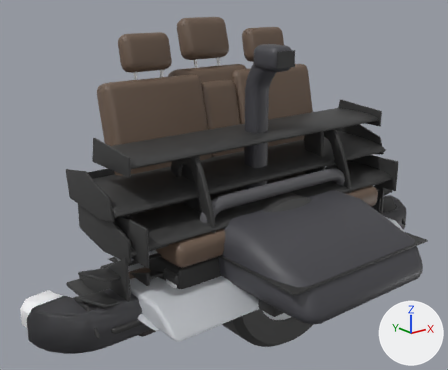
An edit to the glTF model blender/car_parts.q.glb, drawn before and after from the same camera.
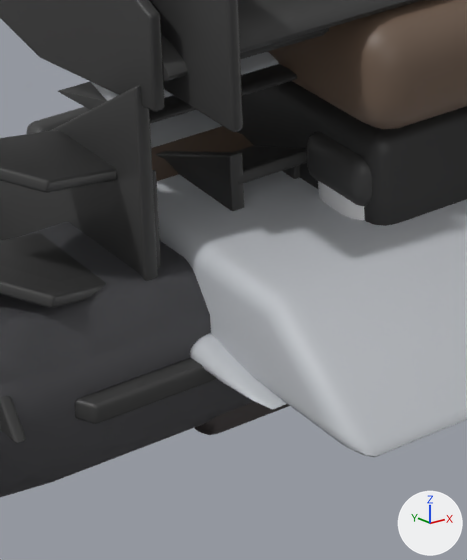
There are two pictures of each version: one whole from a 50 mm lens placed at (-1.87, -2.1, 1.25), pointed at (-0.11, 0.1, 0.37), one close up on the part from 21% to 45% of the width and 64% to 99% of the height. The axes (+X, +Y, +Z) are drawn at lower right. The lights are the same throughout. The last two pictures show the newer version. Where no turn or scale is listed for an object, it has been applied to the vertices.
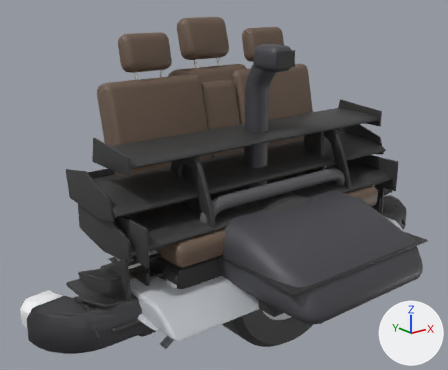
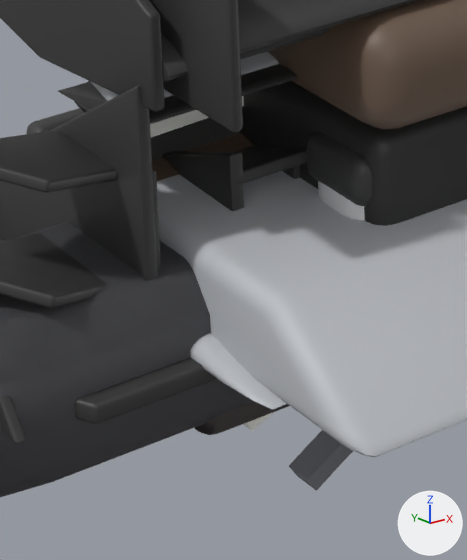
Where the change shows, as pixel boxes [x1, y1, x2, y2] in the close-ups (467 x 560 px):
'Mesh_323', added
    after: [289, 430, 353, 490]
'Mesh_321', added
    after: [74, 81, 240, 161]
'Mesh_322', added (mostly hidden)
    after: [150, 96, 272, 431]

The edits, one by one:
Material 'darkchrome' (mat_darkchrome) is new.
Its base color is (0.22, 0.23, 0.26) (grey #81848b).
Mesh me_mesh_323 is new.
It has 1025 vertices, 2030 faces and spans x 0.597..1.676, y -0.771..-0.725, z 0.051..0.529.
It uses material mat_darkchrome (grey #81848b).
Mesh me_mesh_322 is new.
It has 288 vertices, 544 faces and spans x 0.399..1.874, y -0.764..-0.73, z 0.151..0.52.
It uses material mat_light (white #fffff9).
Mesh me_mesh_321 is new.
It has 16 vertices, 28 faces and spans x 0.39..1.89, y -0.75..-0.71, z 0.16..0.56.
It uses material mat_dark (dark grey #303030).
Object 'Mesh_323' (ob_mesh_323) is new; it shows me_mesh_323.
Its location is (-1.136, 0.76, -0.36).
Object 'Mesh_322' (ob_mesh_322) is new; it shows me_mesh_322.
Its location is (-1.136, 0.76, -0.36).
Object 'Mesh_321' (ob_mesh_321) is new; it shows me_mesh_321.
Its location is (-1.136, 0.76, -0.36).
